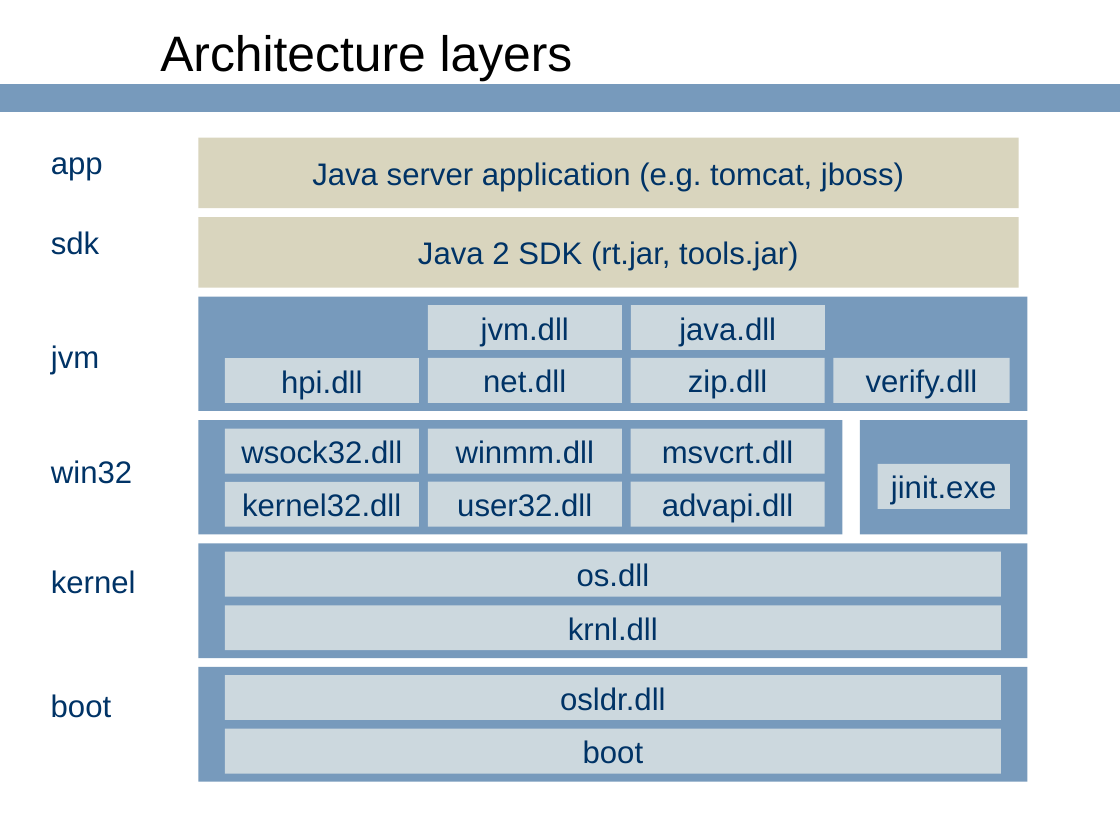
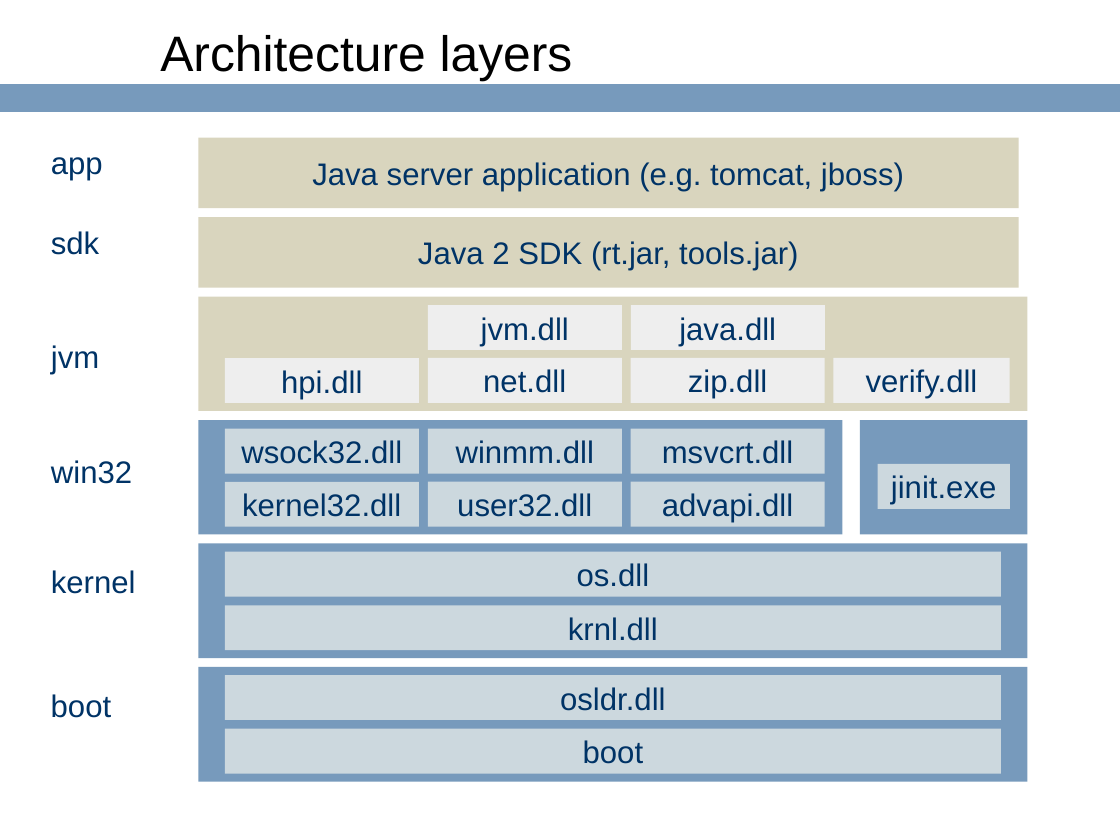
Before and after one commit to ringgaard/sanos, a slide deck: slide 22 of doc/jbox-jaoo.ppt (slide 19 before the commit). Drawn at 1120x840 pixels with LibreOffice and Linux fonts; fonts in the diff are those of the drawing; background and template pictures are left out. Boxes give left, top, right and bottom in pixels: in the first picture for what was removed or moved away, otherwise in the second. Text is boxed around its words. In the diff, an @@ line names an element or a change of style, - is before the commit and + after.

```diff
--- a/doc/jbox-jaoo.ppt
+++ b/doc/jbox-jaoo.ppt
@@ rectangle at [198, 297, 1027, 411]: fill #779ABC to #D9D5BE @@
@@ fill #CCD8DE to #EEEEEE in 6 elements at [225, 358, 419, 403], [428, 358, 622, 403], [631, 358, 824, 403], [428, 305, 622, 349], [631, 305, 824, 349], [833, 358, 1009, 403] @@
```
Also in this commit, not shown: 4 other slides changed, 7 slides added, 4 slides removed.
